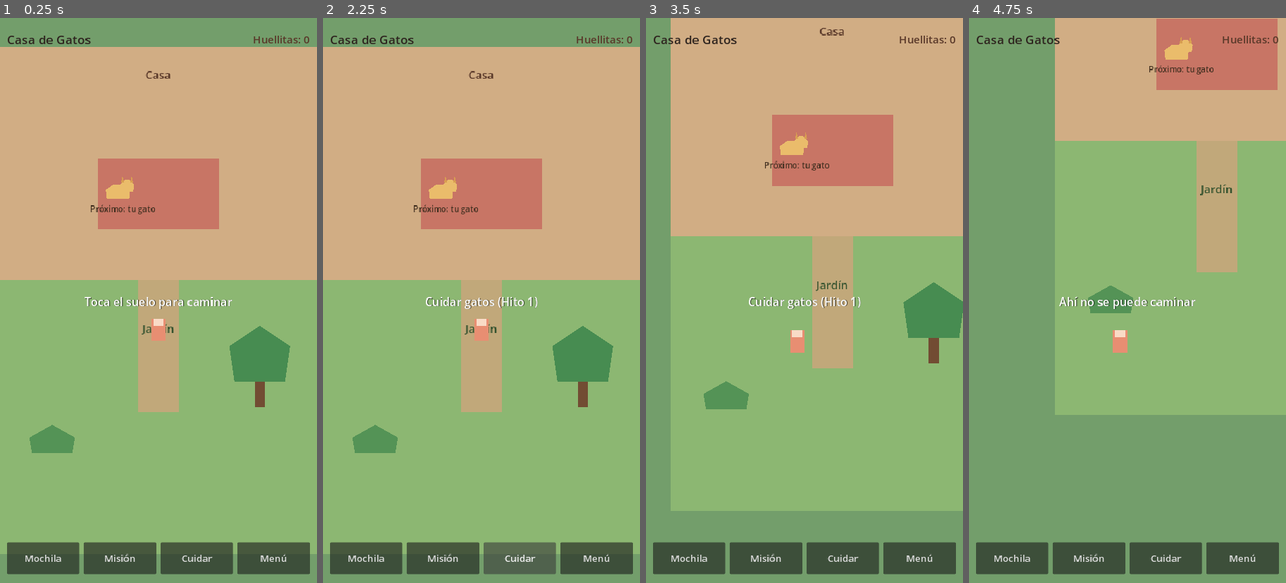
Above: before the commit, frames 1-4 (left to right).
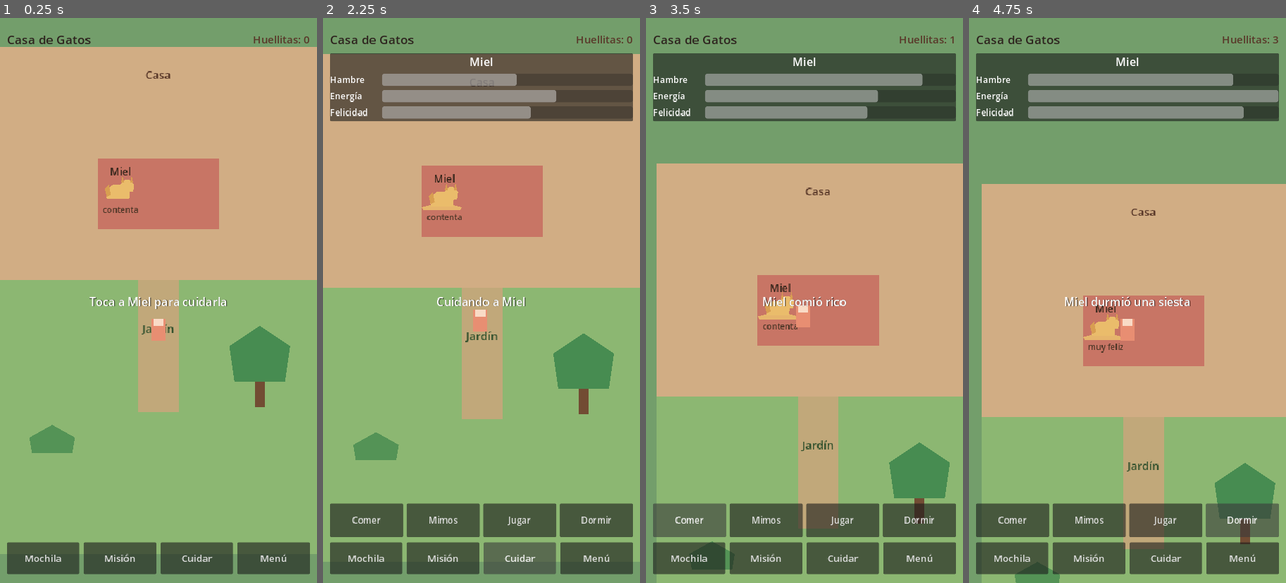
Above: after the commit, the same moments.

Repository: fabianmelo23/Juego-hija
Game: Godot game, scene res://scenes/world/world.tscn
Two runs of this game, one before a commit and one after it. Both use one fixed random seed, a clock stepped at 60 frames per second and the inputs below.
Inputs (mouse positions are in pixels of both pictures, inside the frame that each line leads up to):
- Up to frame 1 (0.25 s): no input
- Up to frame 2 (2.25 s): click "Mochila" at 0.5 s; click "Misión" at 1.25 s; click "Cuidar" at 2 s
- Up to frame 3 (3.5 s): click (690, 520) at 2.75 s, where only the run after the commit has a clickable "Comer"
- Up to frame 4 (4.75 s): click (1089, 520) at 3.5 s, where only the run after the commit has a clickable "Mimos"; click (1241, 520) at 4.25 s, where only the run after the commit has a clickable "Dormir"

The runs differ from the first frame. In frame 1, 0.7% of the frame differs, in the area x 26-74%, y 26-52%; in frame 2, 23%; in frame 3, 66%; in frame 4, 85%, in the area x 2-100%, y 0-100%.

Commit message:
Add Hito 1: care for Miel with needs and touch actions
Selectable cat with hunger/energy/happiness, care buttons (feed, pet,
play, sleep), Huellitas rewards, and headless smoke test.

Co-authored-by: fabianmelo23 <fabianmelo23@users.noreply.github.com>

Diff:
--- /dev/null
+++ b/scenes/cats/cat.tscn
@@ -0,0 +1,55 @@
+[gd_scene load_steps=2 format=3 uid="uid://bqcatmiel001"]
+
+[ext_resource type="Script" path="res://scripts/cats/cat.gd" id="1_cat"]
+
+[node name="Cat" type="Node2D"]
+script = ExtResource("1_cat")
+
+[node name="SelectionRing" type="Polygon2D" parent="."]
+z_index = -1
+color = Color(1, 0.92, 0.45, 0.55)
+polygon = PackedVector2Array(-36, 8, 36, 8, 40, 2, 0, -8, -40, 2)
+
+[node name="Body" type="Polygon2D" parent="."]
+color = Color(0.92, 0.74, 0.42, 1)
+polygon = PackedVector2Array(-22, 0, 22, 0, 24, -18, 10, -28, -10, -28, -24, -18)
+
+[node name="Head" type="Polygon2D" parent="."]
+position = Vector2(18, -22)
+color = Color(0.92, 0.74, 0.42, 1)
+polygon = PackedVector2Array(-12, 8, 12, 8, 14, -6, 4, -16, -4, -16, -14, -6)
+
+[node name="EarL" type="Polygon2D" parent="."]
+position = Vector2(10, -40)
+color = Color(0.85, 0.62, 0.32, 1)
+polygon = PackedVector2Array(-4, 8, 2, 8, -1, -6)
+
+[node name="EarR" type="Polygon2D" parent="."]
+position = Vector2(26, -40)
+color = Color(0.85, 0.62, 0.32, 1)
+polygon = PackedVector2Array(-2, 8, 4, 8, 1, -6)
+
+[node name="Tail" type="Polygon2D" parent="."]
+position = Vector2(-22, -10)
+color = Color(0.85, 0.62, 0.32, 1)
+polygon = PackedVector2Array(0, 6, 8, 2, 4, -18, -4, -10)
+
+[node name="NameLabel" type="Label" parent="."]
+offset_left = -60.0
+offset_top = -68.0
+offset_right = 70.0
+offset_bottom = -42.0
+theme_override_colors/font_color = Color(0.2, 0.14, 0.1, 1)
+theme_override_font_sizes/font_size = 20
+text = "Miel"
+horizontal_alignment = 1
+
+[node name="MoodLabel" type="Label" parent="."]
+offset_left = -70.0
+offset_top = 10.0
+offset_right = 80.0
+offset_bottom = 36.0
+theme_override_colors/font_color = Color(0.28, 0.2, 0.14, 1)
+theme_override_font_sizes/font_size = 16
+text = "contenta"
+horizontal_alignment = 1
--- a/scenes/ui/touch_hud.tscn
+++ b/scenes/ui/touch_hud.tscn
@@ -42,6 +42,79 @@
 theme_override_font_sizes/font_size = 24
 text = "Huellitas: 0"
 horizontal_alignment = 2
+
+[node name="CatPanel" type="PanelContainer" parent="SafeArea/Root"]
+visible = false
+layout_mode = 1
+anchors_preset = 10
+anchor_right = 1.0
+offset_top = 56.0
+offset_bottom = 210.0
+grow_horizontal = 2
+
+[node name="VBox" type="VBoxContainer" parent="SafeArea/Root/CatPanel"]
+layout_mode = 2
+theme_override_constants/separation = 8
+
+[node name="CatTitle" type="Label" parent="SafeArea/Root/CatPanel/VBox"]
+layout_mode = 2
+theme_override_font_sizes/font_size = 26
+text = "Miel"
+horizontal_alignment = 1
+
+[node name="HungerRow" type="HBoxContainer" parent="SafeArea/Root/CatPanel/VBox"]
+layout_mode = 2
+theme_override_constants/separation = 8
+
+[node name="HungerLabel" type="Label" parent="SafeArea/Root/CatPanel/VBox/HungerRow"]
+custom_minimum_size = Vector2(110, 0)
+layout_mode = 2
+theme_override_font_sizes/font_size = 20
+text = "Hambre"
+
+[node name="HungerBar" type="ProgressBar" parent="SafeArea/Root/CatPanel/VBox/HungerRow"]
+custom_minimum_size = Vector2(0, 28)
+layout_mode = 2
+size_flags_horizontal = 3
+max_value = 100.0
+value = 55.0
+show_percentage = false
+
+[node name="EnergyRow" type="HBoxContainer" parent="SafeArea/Root/CatPanel/VBox"]
+layout_mode = 2
+theme_override_constants/separation = 8
+
+[node name="EnergyLabel" type="Label" parent="SafeArea/Root/CatPanel/VBox/EnergyRow"]
+custom_minimum_size = Vector2(110, 0)
+layout_mode = 2
+theme_override_font_sizes/font_size = 20
+text = "Energía"
+
+[node name="EnergyBar" type="ProgressBar" parent="SafeArea/Root/CatPanel/VBox/EnergyRow"]
+custom_minimum_size = Vector2(0, 28)
+layout_mode = 2
+size_flags_horizontal = 3
+max_value = 100.0
+value = 70.0
+show_percentage = false
+
+[node name="HappyRow" type="HBoxContainer" parent="SafeArea/Root/CatPanel/VBox"]
+layout_mode = 2
+theme_override_constants/separation = 8
+
+[node name="HappyLabel" type="Label" parent="SafeArea/Root/CatPanel/VBox/HappyRow"]
+custom_minimum_size = Vector2(110, 0)
+layout_mode = 2
+theme_override_font_sizes/font_size = 20
+text = "Felicidad"
+
+[node name="HappyBar" type="ProgressBar" parent="SafeArea/Root/CatPanel/VBox/HappyRow"]
+custom_minimum_size = Vector2(0, 28)
+layout_mode = 2
+size_flags_horizontal = 3
+max_value = 100.0
+value = 60.0
+show_percentage = false
 
 [node name="Toast" type="Label" parent="SafeArea/Root"]
 layout_mode = 1
@@ -65,6 +138,52 @@
 horizontal_alignment = 1
 vertical_alignment = 1
 
+[node name="CareBar" type="HBoxContainer" parent="SafeArea/Root"]
+visible = false
+layout_mode = 1
+anchors_preset = 12
+anchor_top = 1.0
+anchor_right = 1.0
+anchor_bottom = 1.0
+offset_top = -160.0
+offset_bottom = -84.0
+grow_horizontal = 2
+grow_vertical = 0
+theme_override_constants/separation = 8
+alignment = 1
+
+[node name="Feed" type="Button" parent="SafeArea/Root/CareBar"]
+custom_minimum_size = Vector2(0, 68)
+layout_mode = 2
+size_flags_horizontal = 3
+focus_mode = 0
+theme_override_font_sizes/font_size = 20
+text = "Comer"
+
+[node name="Pet" type="Button" parent="SafeArea/Root/CareBar"]
+custom_minimum_size = Vector2(0, 68)
+layout_mode = 2
+size_flags_horizontal = 3
+focus_mode = 0
+theme_override_font_sizes/font_size = 20
+text = "Mimos"
+
+[node name="Play" type="Button" parent="SafeArea/Root/CareBar"]
+custom_minimum_size = Vector2(0, 68)
+layout_mode = 2
+size_flags_horizontal = 3
+focus_mode = 0
+theme_override_font_sizes/font_size = 20
+text = "Jugar"
+
+[node name="Sleep" type="Button" parent="SafeArea/Root/CareBar"]
+custom_minimum_size = Vector2(0, 68)
+layout_mode = 2
+size_flags_horizontal = 3
+focus_mode = 0
+theme_override_font_sizes/font_size = 20
+text = "Dormir"
+
 [node name="BottomBar" type="HBoxContainer" parent="SafeArea/Root"]
 layout_mode = 1
 anchors_preset = 12
--- a/scenes/world/world.tscn
+++ b/scenes/world/world.tscn
@@ -1,8 +1,9 @@
-[gd_scene load_steps=4 format=3 uid="uid://bqworld001casa"]
+[gd_scene load_steps=5 format=3 uid="uid://bqworld001casa"]
 
 [ext_resource type="Script" path="res://scripts/world/world_controller.gd" id="1_world"]
 [ext_resource type="PackedScene" uid="uid://bqplayer001casa" path="res://scenes/player/player.tscn" id="2_player"]
 [ext_resource type="PackedScene" uid="uid://bqtouchhud001" path="res://scenes/ui/touch_hud.tscn" id="3_hud"]
+[ext_resource type="PackedScene" uid="uid://bqcatmiel001" path="res://scenes/cats/cat.tscn" id="4_cat"]
 
 [node name="World" type="Node2D"]
 script = ExtResource("1_world")
@@ -66,37 +67,8 @@
 text = "Jardín"
 horizontal_alignment = 1
 
-[node name="CatPlaceholder" type="Node2D" parent="."]
+[node name="Cat" parent="." instance=ExtResource("4_cat")]
 position = Vector2(-80, -200)
-
-[node name="Body" type="Polygon2D" parent="CatPlaceholder"]
-color = Color(0.92, 0.74, 0.42, 1)
-polygon = PackedVector2Array(-22, 0, 22, 0, 24, -18, 10, -28, -10, -28, -24, -18)
-
-[node name="Head" type="Polygon2D" parent="CatPlaceholder"]
-position = Vector2(18, -22)
-color = Color(0.92, 0.74, 0.42, 1)
-polygon = PackedVector2Array(-12, 8, 12, 8, 14, -6, 4, -16, -4, -16, -14, -6)
-
-[node name="EarL" type="Polygon2D" parent="CatPlaceholder"]
-position = Vector2(10, -40)
-color = Color(0.85, 0.62, 0.32, 1)
-polygon = PackedVector2Array(-4, 8, 2, 8, -1, -6)
-
-[node name="EarR" type="Polygon2D" parent="CatPlaceholder"]
-position = Vector2(26, -40)
-color = Color(0.85, 0.62, 0.32, 1)
-polygon = PackedVector2Array(-2, 8, 4, 8, 1, -6)
-
-[node name="Hint" type="Label" parent="CatPlaceholder"]
-offset_left = -70.0
-offset_top = 8.0
-offset_right = 90.0
-offset_bottom = 40.0
-theme_override_colors/font_color = Color(0.25, 0.18, 0.12, 1)
-theme_override_font_sizes/font_size = 16
-text = "Próximo: tu gato"
-horizontal_alignment = 1
 
 [node name="Player" parent="." instance=ExtResource("2_player")]
 position = Vector2(0, 80)
--- /dev/null
+++ b/scripts/cats/cat.gd
@@ -0,0 +1,156 @@
+extends Node2D
+## Primer gato jugable — necesidades simples y reacciones placeholder.
+
+signal needs_changed(hunger: float, energy: float, happiness: float)
+signal selected_changed(is_selected: bool)
+signal reacted(message: String)
+
+@export var cat_name: String = "Miel"
+@export var hunger: float = 55.0
+@export var energy: float = 70.0
+@export var happiness: float = 60.0
+
+## Decaimiento suave para que se note en una sesión corta de prueba.
+@export var hunger_decay_per_sec: float = 0.7
+@export var energy_decay_per_sec: float = 0.35
+@export var happiness_decay_per_sec: float = 0.45
+
+@onready var name_label: Label = $NameLabel
+@onready var selection_ring: Polygon2D = $SelectionRing
+@onready var mood_label: Label = $MoodLabel
+
+var _selected: bool = false
+var _body_parts: Array[Polygon2D] = []
+var _base_colors: Dictionary = {}
+var _react_tween: Tween
+
+
+func _ready() -> void:
+	add_to_group("cats")
+	name_label.text = cat_name
+	selection_ring.visible = false
+	for child in get_children():
+		if child is Polygon2D and child != selection_ring:
+			_body_parts.append(child)
+			_base_colors[child] = child.color
+	_emit_needs()
+	_update_mood_label()
+
+
+func _process(delta: float) -> void:
+	hunger = clampf(hunger - hunger_decay_per_sec * delta, 0.0, 100.0)
+	energy = clampf(energy - energy_decay_per_sec * delta, 0.0, 100.0)
+	happiness = clampf(happiness - happiness_decay_per_sec * delta, 0.0, 100.0)
+	if hunger < 30.0:
+		happiness = clampf(happiness - 0.25 * delta, 0.0, 100.0)
+	_emit_needs()
+	_update_mood_label()
+
+
+func set_selected(value: bool) -> void:
+	_selected = value
+	selection_ring.visible = value
+	selected_changed.emit(value)
+
+
+func is_selected() -> bool:
+	return _selected
+
+
+func contains_point(world_point: Vector2) -> bool:
+	var center := global_position + Vector2(0, -18)
+	return center.distance_to(world_point) <= 52.0
+
+
+func feed() -> Dictionary:
+	return _do_care("feed")
+
+
+func pet() -> Dictionary:
+	return _do_care("pet")
+
+
+func play_with() -> Dictionary:
+	return _do_care("play")
+
+
+func sleep_cat() -> Dictionary:
+	return _do_care("sleep")
+
+
+func _do_care(action: String) -> Dictionary:
+	var result: Dictionary
+	match action:
+		"feed":
+			if hunger >= 92.0:
+				return {"ok": false, "message": "%s ya está llena" % cat_name, "huellitas": 0}
+			hunger = minf(100.0, hunger + 34.0)
+			happiness = minf(100.0, happiness + 6.0)
+			result = {"ok": true, "message": "%s comió rico" % cat_name, "huellitas": 1, "flash": Color(1.0, 0.85, 0.45, 1.0), "react": "%s: ¡Ñam ñam!" % cat_name}
+		"pet":
+			if hunger < 18.0:
+				return {"ok": false, "message": "%s tiene mucha hambre para mimos" % cat_name, "huellitas": 0}
+			happiness = minf(100.0, happiness + 22.0)
+			result = {"ok": true, "message": "%s está feliz con tus mimos" % cat_name, "huellitas": 1, "flash": Color(1.0, 0.75, 0.85, 1.0), "react": "%s: mrrrp" % cat_name}
+		"play":
+			if energy < 20.0:
+				return {"ok": false, "message": "%s está muy cansada para jugar" % cat_name, "huellitas": 0}
+			if hunger < 15.0:
+				return {"ok": false, "message": "%s necesita comer antes de jugar" % cat_name, "huellitas": 0}
+			energy = maxf(0.0, energy - 18.0)
+			happiness = minf(100.0, happiness + 28.0)
+			hunger = maxf(0.0, hunger - 6.0)
+			result = {"ok": true, "message": "%s jugó un rato" % cat_name, "huellitas": 1, "flash": Color(0.7, 0.95, 0.75, 1.0), "react": "%s: ¡a jugar!" % cat_name}
+		"sleep":
+			if energy >= 92.0:
+				return {"ok": false, "message": "%s no tiene sueño ahora" % cat_name, "huellitas": 0}
+			energy = minf(100.0, energy + 40.0)
+			hunger = maxf(0.0, hunger - 4.0)
+			result = {"ok": true, "message": "%s durmió una siesta" % cat_name, "huellitas": 1, "flash": Color(0.7, 0.8, 1.0, 1.0), "react": "%s: zzz..." % cat_name}
+		_:
+			return {"ok": false, "message": "Acción desconocida", "huellitas": 0}
+
+	_emit_needs()
+	_update_mood_label()
+	_play_react(result["flash"])
+	reacted.emit(result["react"])
+	return result
+
+
+func _emit_needs() -> void:
+	needs_changed.emit(hunger, energy, happiness)
+
+
+func _update_mood_label() -> void:
+	var lowest := minf(hunger, minf(energy, happiness))
+	if lowest < 25.0:
+		if hunger <= energy and hunger <= happiness:
+			mood_label.text = "tiene hambre"
+		elif energy <= happiness:
+			mood_label.text = "está cansada"
+		else:
+			mood_label.text = "está triste"
+	elif lowest < 50.0:
+		mood_label.text = "regular"
+	elif happiness >= 80.0:
+		mood_label.text = "muy feliz"
+	else:
+		mood_label.text = "contenta"
+
+
+func _play_react(flash_color: Color) -> void:
+	if _react_tween:
+		_react_tween.kill()
+	scale = Vector2.ONE
+	for part in _body_parts:
+		part.color = _base_colors[part]
+	_react_tween = create_tween()
+	_react_tween.set_parallel(true)
+	_react_tween.tween_property(self, "scale", Vector2(1.12, 1.12), 0.12)
+	for part in _body_parts:
+		_react_tween.tween_property(part, "color", flash_color, 0.12)
+	_react_tween.set_parallel(false)
+	_react_tween.tween_property(self, "scale", Vector2.ONE, 0.18)
+	_react_tween.set_parallel(true)
+	for part in _body_parts:
+		_react_tween.tween_property(part, "color", _base_colors[part], 0.18)
--- a/scripts/ui/touch_hud.gd
+++ b/scripts/ui/touch_hud.gd
@@ -1,31 +1,51 @@
 extends CanvasLayer
-## HUD táctil inferior — botones grandes para pulgar.
+## HUD táctil: barra inferior + panel de cuidados del gato.
 
 signal action_pressed(action_id: String)
+signal care_action_pressed(action_id: String)
 
 @onready var toast_label: Label = $SafeArea/Root/Toast
 @onready var huellitas_label: Label = $SafeArea/Root/TopBar/HuellitasLabel
 @onready var bottom_bar: HBoxContainer = $SafeArea/Root/BottomBar
+@onready var cat_panel: PanelContainer = $SafeArea/Root/CatPanel
+@onready var cat_title: Label = $SafeArea/Root/CatPanel/VBox/CatTitle
+@onready var hunger_bar: ProgressBar = $SafeArea/Root/CatPanel/VBox/HungerRow/HungerBar
+@onready var energy_bar: ProgressBar = $SafeArea/Root/CatPanel/VBox/EnergyRow/EnergyBar
+@onready var happiness_bar: ProgressBar = $SafeArea/Root/CatPanel/VBox/HappyRow/HappyBar
+@onready var care_bar: HBoxContainer = $SafeArea/Root/CareBar
 
 var _toast_tween: Tween
 var huellitas: int = 0
 
 
 func _ready() -> void:
-	_set_huellitas(0)
+	set_huellitas(0)
 	toast_label.visible = false
+	cat_panel.visible = false
+	care_bar.visible = false
 	for button in bottom_bar.get_children():
 		if button is Button:
 			button.pressed.connect(_on_button_pressed.bind(String(button.name)))
+	for button in care_bar.get_children():
+		if button is Button:
+			button.pressed.connect(_on_care_button_pressed.bind(String(button.name)))
 
 
 func _on_button_pressed(button_name: String) -> void:
 	action_pressed.emit(button_name.to_lower())
 
 
-func _set_huellitas(amount: int) -> void:
-	huellitas = amount
+func _on_care_button_pressed(button_name: String) -> void:
+	care_action_pressed.emit(button_name.to_lower())
+
+
+func set_huellitas(amount: int) -> void:
+	huellitas = max(0, amount)
 	huellitas_label.text = "Huellitas: %d" % huellitas
+
+
+func add_huellitas(amount: int) -> void:
+	set_huellitas(huellitas + amount)
 
 
 func show_toast(text: String, duration: float = 1.6) -> void:
@@ -41,3 +61,25 @@
 		toast_label.visible = false
 		toast_label.modulate.a = 1.0
 	)
+
+
+func show_cat_status(cat_name: String, hunger: float, energy: float, happiness: float) -> void:
+	cat_panel.visible = true
+	care_bar.visible = true
+	cat_title.text = cat_name
+	hunger_bar.value = hunger
+	energy_bar.value = energy
+	happiness_bar.value = happiness
+
+
+func hide_cat_status() -> void:
+	cat_panel.visible = false
+	care_bar.visible = false
+
+
+func update_needs(hunger: float, energy: float, happiness: float) -> void:
+	if not cat_panel.visible:
+		return
+	hunger_bar.value = hunger
+	energy_bar.value = energy
+	happiness_bar.value = happiness
--- a/scripts/world/world_controller.gd
+++ b/scripts/world/world_controller.gd
@@ -1,16 +1,24 @@
 extends Node2D
-## Orquesta toques en el mundo: mover jugadora si el toque no fue a la UI.
+## Orquesta toques: seleccionar gato o mover a la cuidadora.
 
 @onready var player: CharacterBody2D = $Player
 @onready var touch_hud: CanvasLayer = $TouchHUD
+@onready var cat: Node2D = $Cat
 
 ## Zona caminable en coordenadas del mundo (casa + jardín).
 @export var walk_rect: Rect2 = Rect2(-300, -480, 600, 960)
 
+var _selected_cat: Node2D = null
+
 
 func _ready() -> void:
 	touch_hud.action_pressed.connect(_on_hud_action)
-	touch_hud.show_toast("Toca el suelo para caminar")
+	touch_hud.care_action_pressed.connect(_on_care_action)
+	cat.needs_changed.connect(_on_cat_needs_changed)
+	cat.reacted.connect(func(message: String) -> void:
+		touch_hud.show_toast(message)
+	)
+	touch_hud.show_toast("Toca a Miel para cuidarla")
 
 
 func _unhandled_input(event: InputEvent) -> void:
@@ -18,19 +26,66 @@
 	if event is InputEventScreenTouch and event.pressed:
 		tap_pos = event.position
 	elif event is InputEventMouseButton and event.pressed and event.button_index == MOUSE_BUTTON_LEFT:
-		# Evita doble disparo cuando el editor emula toque desde el ratón.
 		if not ProjectSettings.get_setting("input_devices/pointing/emulate_touch_from_mouse", false):
 			tap_pos = event.position
 	if tap_pos != null:
-		_try_walk_to(tap_pos)
+		_handle_world_tap(tap_pos)
 
 
-func _try_walk_to(screen_position: Vector2) -> void:
+func _handle_world_tap(screen_position: Vector2) -> void:
 	var world_pos := get_canvas_transform().affine_inverse() * screen_position
+	var tapped_cat := _find_cat_at(world_pos)
+	if tapped_cat != null:
+		_select_cat(tapped_cat)
+		return
 	if not walk_rect.has_point(world_pos):
 		touch_hud.show_toast("Ahí no se puede caminar")
 		return
+	# Tocar el suelo deselecciona y camina.
+	_clear_selection()
 	player.go_to(world_pos)
+
+
+func _find_cat_at(world_pos: Vector2) -> Node2D:
+	for node in get_tree().get_nodes_in_group("cats"):
+		if node.has_method("contains_point") and node.contains_point(world_pos):
+			return node
+	return null
+
+
+func _select_cat(target: Node2D) -> void:
+	if _selected_cat == target:
+		touch_hud.show_toast("Elige: Comer, Mimos, Jugar o Dormir")
+		return
+	if _selected_cat != null and _selected_cat.has_method("set_selected"):
+		_selected_cat.set_selected(false)
+	_selected_cat = target
+	if _selected_cat.has_method("set_selected"):
+		_selected_cat.set_selected(true)
+	touch_hud.show_cat_status(
+		_selected_cat.cat_name,
+		_selected_cat.hunger,
+		_selected_cat.energy,
+		_selected_cat.happiness
+	)
+	touch_hud.show_toast("Cuidando a %s" % _selected_cat.cat_name)
+	# Acerca un poco a la jugadora para que se sienta el cuidado.
+	var approach := _selected_cat.global_position + Vector2(48, 10)
+	if walk_rect.has_point(approach):
+		player.go_to(approach)
+
+
+func _clear_selection() -> void:
+	if _selected_cat != null and _selected_cat.has_method("set_selected"):
+		_selected_cat.set_selected(false)
+	_selected_cat = null
+	touch_hud.hide_cat_status()
+
+
+func _on_cat_needs_changed(hunger: float, energy: float, happiness: float) -> void:
+	if _selected_cat == null:
+		return
+	touch_hud.update_needs(hunger, energy, happiness)
 
 
 func _on_hud_action(action_id: String) -> void:
@@ -40,6 +95,38 @@
 		"mission":
 			touch_hud.show_toast("Misiones (próximo hito)")
 		"care":
-			touch_hud.show_toast("Cuidar gatos (Hito 1)")
+			if _selected_cat == null:
+				_select_cat(cat)
+			else:
+				touch_hud.show_toast("Usa Comer / Mimos / Jugar / Dormir")
 		"pause":
 			touch_hud.show_toast("Pausa / guardar (próximo)")
+
+
+func _on_care_action(action_id: String) -> void:
+	if _selected_cat == null:
+		touch_hud.show_toast("Primero toca un gato")
+		return
+
+	var result: Dictionary
+	match action_id:
+		"feed":
+			result = _selected_cat.feed()
+		"pet":
+			result = _selected_cat.pet()
+		"play":
+			result = _selected_cat.play_with()
+		"sleep":
+			result = _selected_cat.sleep_cat()
+		_:
+			touch_hud.show_toast("Acción no disponible")
+			return
+
+	touch_hud.show_toast(str(result.get("message", "")))
+	if bool(result.get("ok", false)):
+		touch_hud.add_huellitas(int(result.get("huellitas", 0)))
+		touch_hud.update_needs(
+			_selected_cat.hunger,
+			_selected_cat.energy,
+			_selected_cat.happiness
+		)
--- /dev/null
+++ b/tools/test_hito1.gd
@@ -0,0 +1,38 @@
+extends SceneTree
+## Prueba rápida headless del Hito 1 (necesidades y cuidados).
+
+
+func _init() -> void:
+	call_deferred("_run")
+
+
+func _run() -> void:
+	var cat_scene: PackedScene = load("res://scenes/cats/cat.tscn")
+	var cat: Node2D = cat_scene.instantiate()
+	root.add_child(cat)
+
+	var before_hunger: float = cat.hunger
+	var feed_result: Dictionary = cat.feed()
+	if feed_result.get("ok", false) != true:
+		push_error("feed should succeed")
+		quit(1)
+		return
+	if cat.hunger <= before_hunger:
+		push_error("hunger should rise")
+		quit(1)
+		return
+
+	var pet_result: Dictionary = cat.pet()
+	if pet_result.get("ok", false) != true:
+		push_error("pet should succeed")
+		quit(1)
+		return
+
+	var play_result: Dictionary = cat.play_with()
+	if not play_result.has("ok"):
+		push_error("play should return result")
+		quit(1)
+		return
+
+	print("HITO1_TEST_OK hunger=%.1f energy=%.1f happiness=%.1f" % [cat.hunger, cat.energy, cat.happiness])
+	quit(0)
Not shown, changed: README.md
Not shown, changed: docs/GDD-v1.md
